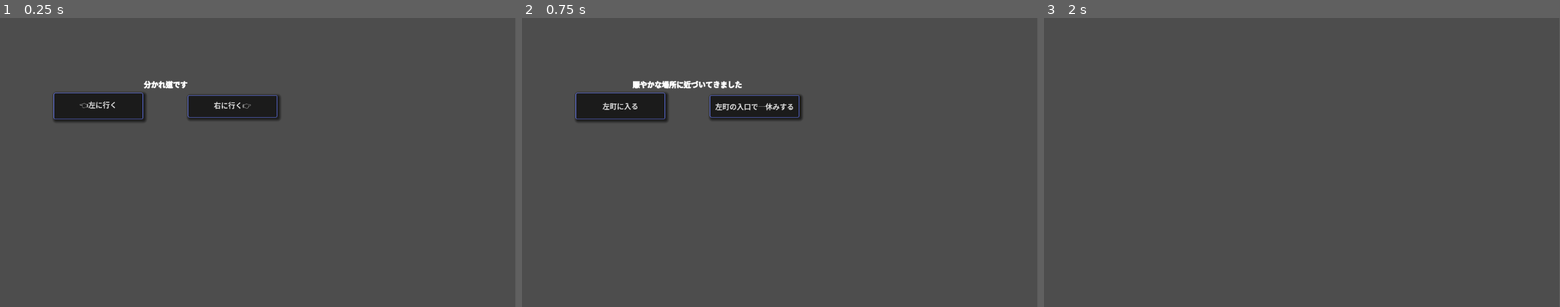
Above: before the commit, frames 1-3 (left to right).
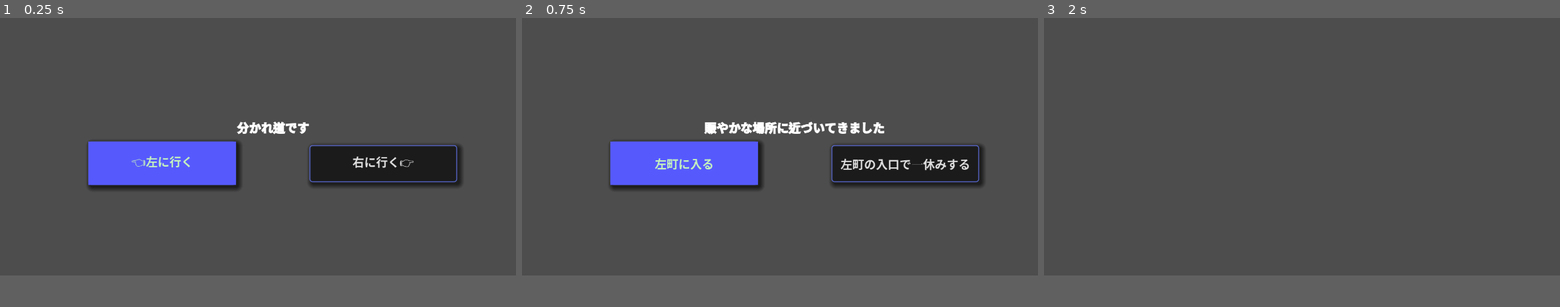
Above: after the commit, the same moments.

Repository: shnarazk/learn-godot
Game: Godot game, scene res://toplevel.tscn
Same seed, same stepped clock (60 frames per second), same inputs: the game is played once before the commit and once after it.
Inputs:
- Up to frame 1 (0.25 s): no input
- Up to frame 2 (0.75 s): click "👈左に行く" at 0.5 s
- Up to frame 3 (2 s): click "左町に入る" at 1.25 s
The window is 799x449 before the commit and 800x400 after it. Grey fills any space a smaller window leaves; there, only what the larger window draws over its background counts as a difference.

The runs differ from the first frame. In frame 1, 13% of the frame differs, in the area x 10-90%, y 21-60%; in frame 2, 14%; in frame 3, only the window size differs.

Commit message:
reimplementing with 4.3 Beta1

Diff:
--- a/await-dialog/project.godot
+++ b/await-dialog/project.godot
@@ -15,6 +15,13 @@
 config/features=PackedStringArray("4.3", "Forward Plus")
 config/icon="res://icon.svg"
 
+[display]
+
+window/size/viewport_width=1400
+window/size/viewport_height=700
+window/stretch/aspect="keep_width"
+window/stretch/scale=2.0
+
 [input]
 
 ui_left={
--- a/await-dialog/selector_dialog.gd
+++ b/await-dialog/selector_dialog.gd
@@ -6,7 +6,7 @@
 	pass # visible = false
 
 
-func open_selector(title, str1, str2) -> int:
+func open(title, str1, str2) -> int:
 	if title == "":
 		$Title.visible = false
 	else:
@@ -15,15 +15,19 @@
 	$ButtonL.text = str1
 	$ButtonR.text = str2
 	visible = true
-	grab_focus()    # 重要なので消さないこと
+	$ButtonL.grab_focus()    # 重要なので消さないこと
 	var val = await selected
 	visible = false
 	return val
 
+func _event():
+	pass
 
 func _on_button_1_pressed():
+	print("l")
 	selected.emit(1)
 
 
 func _on_button_2_pressed():
+	print("r")
 	selected.emit(2)
--- a/await-dialog/selector_dialog.tscn
+++ b/await-dialog/selector_dialog.tscn
@@ -1,31 +1,7 @@
-[gd_scene load_steps=9 format=3 uid="uid://w8tdbhld2wv4"]
+[gd_scene load_steps=3 format=3 uid="uid://w8tdbhld2wv4"]
 
 [ext_resource type="Theme" uid="uid://bn1iupobkna6n" path="res://new_theme.tres" id="1_ipu01"]
 [ext_resource type="Script" path="res://selector_dialog.gd" id="1_oqngr"]
-
-[sub_resource type="InputEventKey" id="InputEventKey_33x68"]
-device = -1
-keycode = 49
-unicode = 49
-
-[sub_resource type="InputEventKey" id="InputEventKey_jmalh"]
-device = -1
-keycode = 4194309
-
-[sub_resource type="Shortcut" id="Shortcut_rr5b3"]
-events = [SubResource("InputEventKey_33x68"), SubResource("InputEventKey_jmalh")]
-
-[sub_resource type="InputEventKey" id="InputEventKey_sju7c"]
-device = -1
-keycode = 50
-unicode = 50
-
-[sub_resource type="InputEventKey" id="InputEventKey_rodit"]
-device = -1
-keycode = 4194309
-
-[sub_resource type="Shortcut" id="Shortcut_y1fan"]
-events = [SubResource("InputEventKey_sju7c"), SubResource("InputEventKey_rodit")]
 
 [node name="SelectorDialog" type="Control"]
 layout_mode = 3
@@ -63,7 +39,6 @@
 focus_neighbor_right = NodePath("../ButtonR")
 focus_next = NodePath("../ButtonR")
 focus_previous = NodePath("../ButtonR")
-shortcut = SubResource("Shortcut_rr5b3")
 text = "左ボタンはこういう内容なんだけども長すぎるとどうなる？"
 autowrap_mode = 1
 clip_text = true
@@ -85,7 +60,6 @@
 focus_neighbor_right = NodePath(".")
 focus_next = NodePath("../ButtonL")
 focus_previous = NodePath("../ButtonL")
-shortcut = SubResource("Shortcut_y1fan")
 text = "右ボタンはこういう内容"
 
 [connection signal="pressed" from="ButtonL" to="." method="_on_button_1_pressed"]
--- a/await-dialog/toplevel.gd
+++ b/await-dialog/toplevel.gd
@@ -5,10 +5,10 @@
 	var loop = true
 	while loop:
 		loop = false
-		var res = await $SelectorDialog.open_selector("分かれ道です", "👈左に行く", "右に行く👉")
+		var res = await $SelectorDialog.open("分かれ道です", "👈左に行く", "右に行く👉")
 		if res == 1:
-			res = await $SelectorDialog.open_selector("賑やかな場所に近づいてきました", "左町に入る", "左町の入口で一休みする")
+			res = await $SelectorDialog.open("賑やかな場所に近づいてきました", "左町に入る", "左町の入口で一休みする")
 		else:
-			res = await $SelectorDialog.open_selector("[color=red]怪しい雰囲気の場所に出ました[/color]", "引き返す", "様子を伺う")
+			res = await $SelectorDialog.open("[color=red]怪しい雰囲気の場所に出ました[/color]", "引き返す", "様子を伺う")
+			print(res)
 			loop = res == 1
-		print(res)
